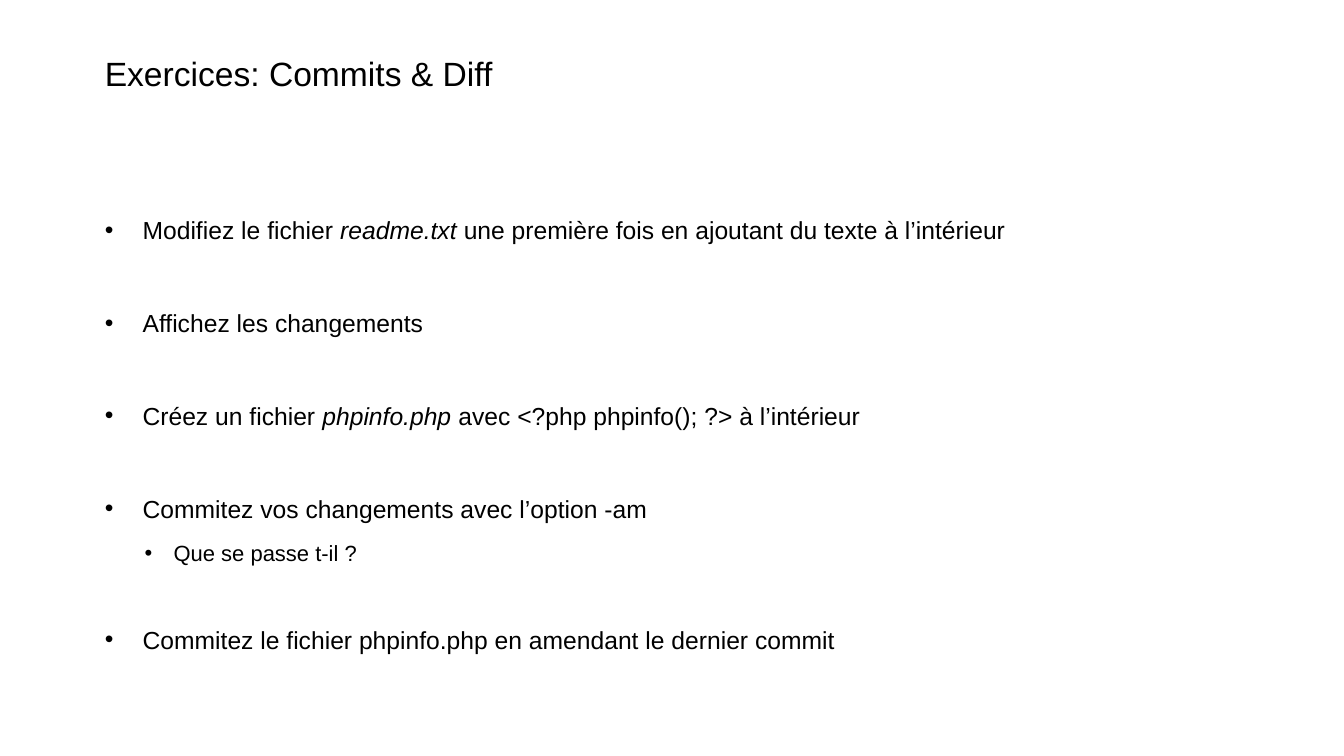
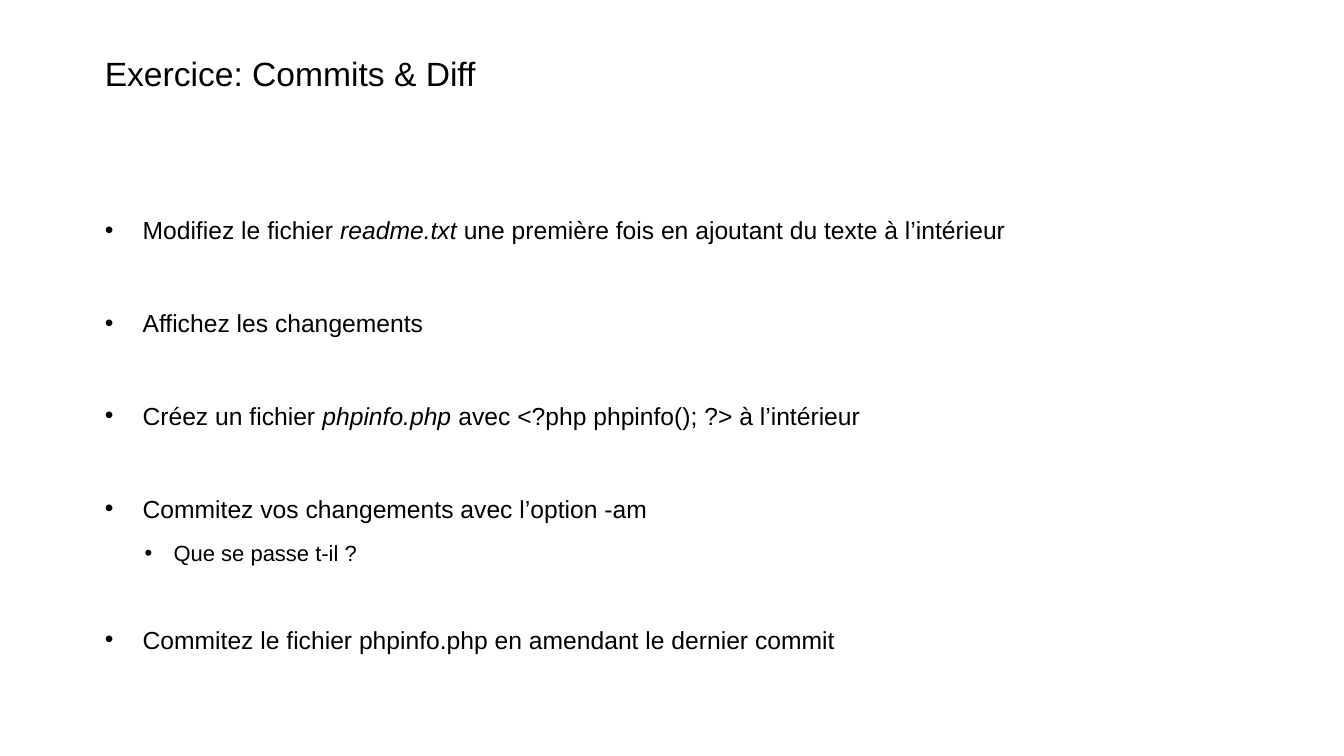
Before and after one commit to Xaviou1003/formation-git, a slide deck: slide 24 of Formation Git - basique.pptx. Drawn at 1344x756 pixels with LibreOffice and Linux fonts; fonts in the diff are those of the drawing; background and template pictures are left out. Boxes give left, top, right and bottom in pixels: in the first picture for what was removed or moved away, otherwise in the second. Text is boxed around its words. In the diff, an @@ line names an element or a change of style, - is before the commit and + after.

```diff
--- a/Formation Git - basique.pptx
+++ b/Formation Git - basique.pptx
@@ title at <box>105,61,476,87</box>: text changed @@
-Exercices: Commits & Diff
+Exercice: Commits & Diff
```
Also in this commit, not shown: 6 other slides changed.
